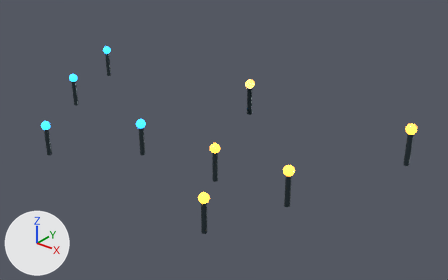
The glTF model public/aero-system/models/derived/route-beacon-kit/model.glb, before and after one commit.
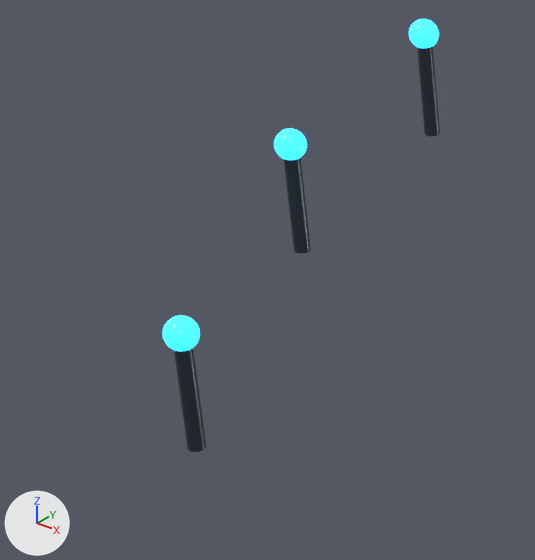
The first picture shows the older version from a 50 mm camera at (3.46, -3.44, 1.83) aimed at (1.0, -0.36, -0.08). The close-ups show the older and then the newer version on the part from 0% to 30% of the width and 15% to 65% of the height of that picture. Only the edits that show in the close-ups are written down. Lighting does not change. The marker at lower left points along +X, +Y and +Z.

Objects in the first close-up: 'AI_PM_route_blue_beacon_00', 'AI_PM_route_blue_beacon_01', 'AI_PM_route_blue_beacon_02', 'AI_PM_route_blue_pylon_00', 'AI_PM_route_blue_pylon_01', 'AI_PM_route_blue_pylon_02'.
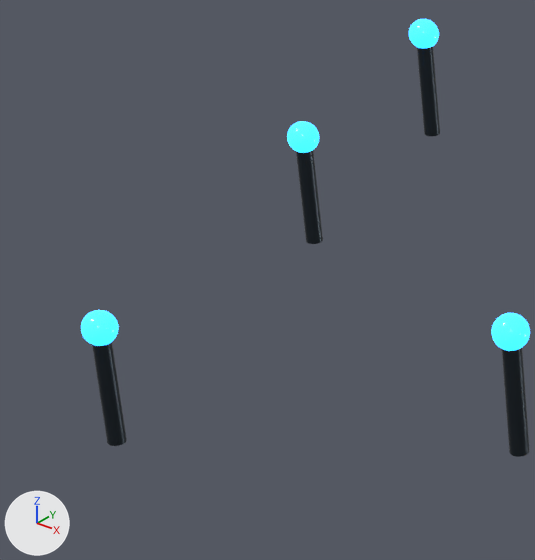
What differs and where, as boxes [x1, y1, x2, y2] in the close-ups (535 x 560 px):
'AI_PM_route_blue_pylon_02', recoloured, surface changed, moved
    before: [174, 348, 207, 452]
    after: [92, 342, 127, 446]
'AI_PM_route_blue_pylon_01', recoloured, surface changed, moved
    before: [283, 158, 311, 253]
    after: [296, 151, 323, 244]
'AI_PM_route_blue_beacon_02', moved
    before: [162, 315, 200, 352]
    after: [81, 310, 119, 346]
'AI_PM_route_blue_pylon_03', recoloured, surface changed, moved (not visible before)
    after: [502, 348, 530, 457]
'AI_PM_route_blue_pylon_00', recoloured, surface changed
    both: [417, 47, 440, 136]
'AI_PM_route_blue_beacon_01', moved
    before: [274, 128, 307, 160]
    after: [287, 121, 319, 153]
'AI_PM_route_blue_beacon_03', moved (not visible before)
    after: [491, 313, 530, 351]

Diff of the bpy script that builds the scene:
```diff
--- a/public/aero-system/models/derived/route-beacon-kit/model.glb.py
+++ b/public/aero-system/models/derived/route-beacon-kit/model.glb.py
@@ mat_ai_pm_station_dark_metal @@
 mat_ai_pm_station_dark_metal.roughness = 0.3
-mat_ai_pm_station_dark_metal.emission_color = (0.0008, 0.0036, 0.0048)  # black #030c0f
-mat_ai_pm_station_dark_metal.emission_strength = 1.0
@@ ob_ai_pm_route_blue_pylon_01 @@
 ob_ai_pm_route_blue_pylon_01 = bpy.data.objects.new('AI_PM_route_blue_pylon_01', me_cylinder_112)
-ob_ai_pm_route_blue_pylon_01.location = (-0.56, -0.42, -0.08)
+ob_ai_pm_route_blue_pylon_01.location = (-0.62, -0.34, -0.1)
@@ ob_ai_pm_route_blue_beacon_01 @@
 ob_ai_pm_route_blue_beacon_01 = bpy.data.objects.new('AI_PM_route_blue_beacon_01', me_sphere_218)
-ob_ai_pm_route_blue_beacon_01.location = (-0.56, -0.42, 0.04)
+ob_ai_pm_route_blue_beacon_01.location = (-0.62, -0.34, 0.02)
@@ ob_ai_pm_route_blue_pylon_02 @@
 ob_ai_pm_route_blue_pylon_02 = bpy.data.objects.new('AI_PM_route_blue_pylon_02', me_cylinder_113)
-ob_ai_pm_route_blue_pylon_02.location = (-0.18, -1.0, -0.2)
+ob_ai_pm_route_blue_pylon_02.location = (-0.32, -1.08, -0.2)
@@ ob_ai_pm_route_blue_beacon_02 @@
 ob_ai_pm_route_blue_beacon_02 = bpy.data.objects.new('AI_PM_route_blue_beacon_02', me_sphere_219)
-ob_ai_pm_route_blue_beacon_02.location = (-0.18, -1.0, -0.08)
+ob_ai_pm_route_blue_beacon_02.location = (-0.32, -1.08, -0.08)
@@ ob_ai_pm_route_blue_pylon_03 @@
 ob_ai_pm_route_blue_pylon_03 = bpy.data.objects.new('AI_PM_route_blue_pylon_03', me_cylinder_114)
-ob_ai_pm_route_blue_pylon_03.location = (0.54, -0.72, -0.08)
+ob_ai_pm_route_blue_pylon_03.location = (0.46, -0.76, -0.1)
@@ ob_ai_pm_route_blue_beacon_03 @@
 ob_ai_pm_route_blue_beacon_03 = bpy.data.objects.new('AI_PM_route_blue_beacon_03', me_sphere_220)
-ob_ai_pm_route_blue_beacon_03.location = (0.54, -0.72, 0.04)
+ob_ai_pm_route_blue_beacon_03.location = (0.46, -0.76, 0.02)
```
